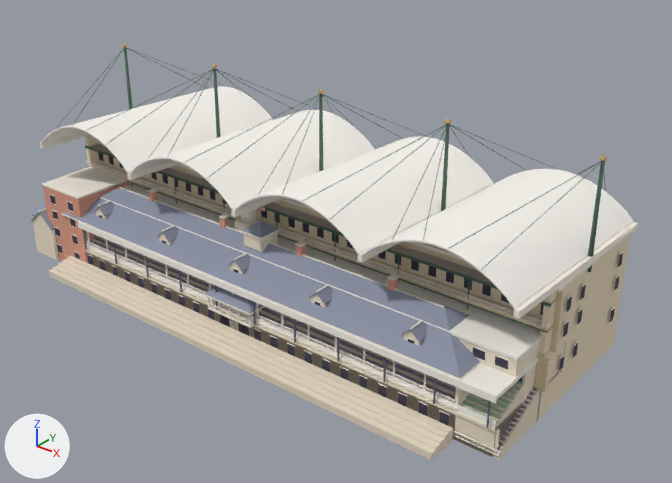
What one commit did to the glTF model assets/models/architecture/rowley_stands.glb.
The view is the same before and after, from a 50 mm lens placed at (107.8, -104.5, 91.3), pointed at (7.0, 21.4, 13.3). The lights are fixed; the arrows at lower left show +X, +Y and +Z. The picture after the commit comes second. Vertices at exactly the same position are counted once.

The first picture shows 'millennium_stand', 'rowley_stand', 'victorian_pavilion', 'victorian_stand'.
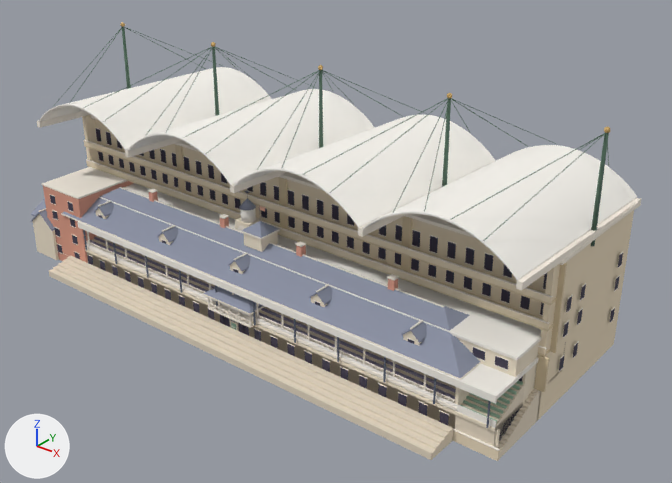
Diff of the bpy script that builds the scene:
```diff
--- a/assets/models/architecture/rowley_stands.glb.py
+++ b/assets/models/architecture/rowley_stands.glb.py
@@ me_millennium_stand @@
 # used by ob_millennium_stand; location = (0.0, 0.0, 0.0)
-me_millennium_stand.from_pydata(...)  # 13198 vertices, 20698 faces; spans x -56.9..56.9, y -0.4..44.0, z -1.0..41.1
+me_millennium_stand.from_pydata(...)  # 5312 vertices, 8840 faces; spans x -56.9..56.9, y -0.4..44.0, z -1.0..45.7
+# me_millennium_stand part 1: a new loose piece, a box spanning x -56.05..56.05, y -0.42..0.07, z 1.0..1.12, in mat_rm_trim (white #f7efe2)
+# me_millennium_stand part 2: a new loose piece, a box spanning x -56.25..56.25, y 12.02..12.42, z 17.64..17.76, in mat_rm_trim (white #f7efe2)
+# me_millennium_stand part 3: the loose piece of 418 vertices spanning x -27.6..-0.3, y 1.3..44.0, z 23.2..31.0 is rebuilt with 418 vertices and now spans x -27.6..-0.3, y 1.3..44.0, z 27.8..35.6
+# me_millennium_stand part 4: the loose piece of 418 vertices spanning x -55.7..-28.4, y 1.3..44.0, z 23.2..31.0 is rebuilt with 418 vertices and now spans x -55.7..-28.4, y 1.3..44.0, z 27.8..35.6
+# me_millennium_stand part 5: the loose piece of 418 vertices spanning x 28.4..55.7, y 1.3..44.0, z 23.2..31.0 is rebuilt with 418 vertices and now spans x 28.4..55.7, y 1.3..44.0, z 27.8..35.6
+# me_millennium_stand part 6: the loose piece of 418 vertices spanning x 0.3..27.6, y 1.3..44.0, z 23.2..31.0 is rebuilt with 418 vertices and now spans x 0.3..27.6, y 1.3..44.0, z 27.8..35.6
+# me_millennium_stand part 7: the loose piece of 28 vertices spanning x -56.1..56.1, y 12.2..12.4, z 16.6..17.7 is rebuilt with 14 vertices and now spans x -56.2..56.2, y 12.1..14.9, z 20.8..22.2
+# me_millennium_stand part 8: the loose piece of 20 vertices spanning x 55.6..56.4, y 25.2..26.1, z 21.2..40.2 is rebuilt with 20 vertices and now spans x 55.6..56.4, y 25.2..26.1, z 25.8..44.8
+# me_millennium_stand part 9: 1103 loose pieces with 9038 vertices, spanning x -56.9..56.9, y -0.4..44.0, z 0.0..41.1, are deleted
+# me_millennium_stand part 10: 136 vertices removed from x -56.9..56.9, y 12.2..42.5, z 12.0..40.2; 1062 vertices added at x -56.9..56.9, y -0.3..44.0, z -1.0..45.7
+# other edits to the shape of me_millennium_stand do not show in these pictures
 me_millennium_stand.materials.append(mat_rm_trim)
 me_millennium_stand.materials.append(mat_rm_concrete)
-me_millennium_stand.materials.append(mat_rm_bench)  # grey #857f96
 me_millennium_stand.materials.append(mat_rm_glass)
@@ me_millennium_stand @@
 me_millennium_stand.materials.append(mat_rm_ironwork)
-me_millennium_stand.materials.append(mat_rm_roof)  # grey #b4aaa2
 me_millennium_stand.materials.append(mat_rm_canvas)
```

Where the change shows, as pixel boxes [x1, y1, x2, y2] in the pictures (672 x 483 px):
'millennium_stand', reshaped
    before: [40, 43, 638, 460]
    after: [37, 22, 642, 461]
part 1 of me_millennium_stand, added
    after: [63, 253, 500, 451]
part 2 of me_millennium_stand, added
    after: [86, 159, 550, 324]
part 3 of me_millennium_stand, rebuilt
    before: [130, 110, 375, 210]
    after: [127, 89, 375, 186]
part 4 of me_millennium_stand, rebuilt
    before: [42, 86, 273, 173]
    after: [39, 67, 271, 150]
part 5 of me_millennium_stand, rebuilt
    before: [362, 169, 634, 309]
    after: [362, 145, 637, 281]
part 6 of me_millennium_stand, rebuilt
    before: [235, 137, 493, 254]
    after: [233, 115, 495, 228]
part 7 of me_millennium_stand, rebuilt
    before: [87, 160, 549, 329]
    after: [84, 141, 557, 306]
part 8 of me_millennium_stand, rebuilt
    before: [587, 161, 605, 272]
    after: [591, 132, 609, 246]
part 9 of me_millennium_stand, deleted
    before: [40, 43, 638, 456]
part 10 of me_millennium_stand, reshaped
    before: [85, 47, 631, 421]
    after: [37, 22, 642, 461]
